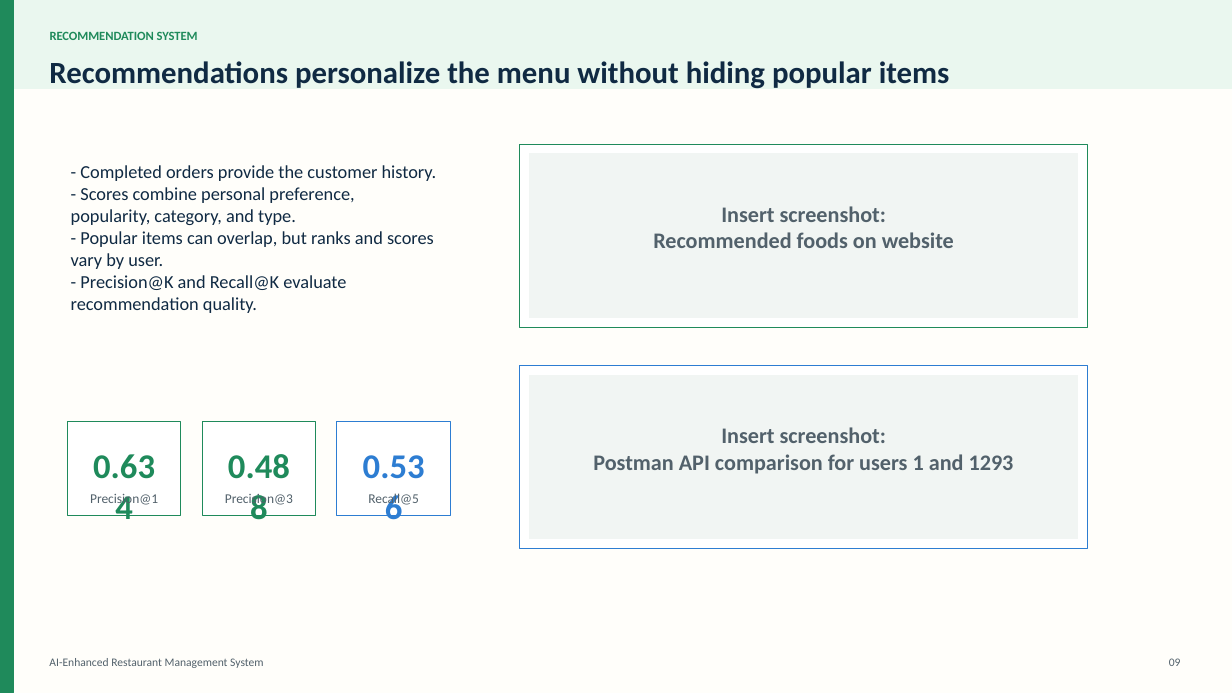
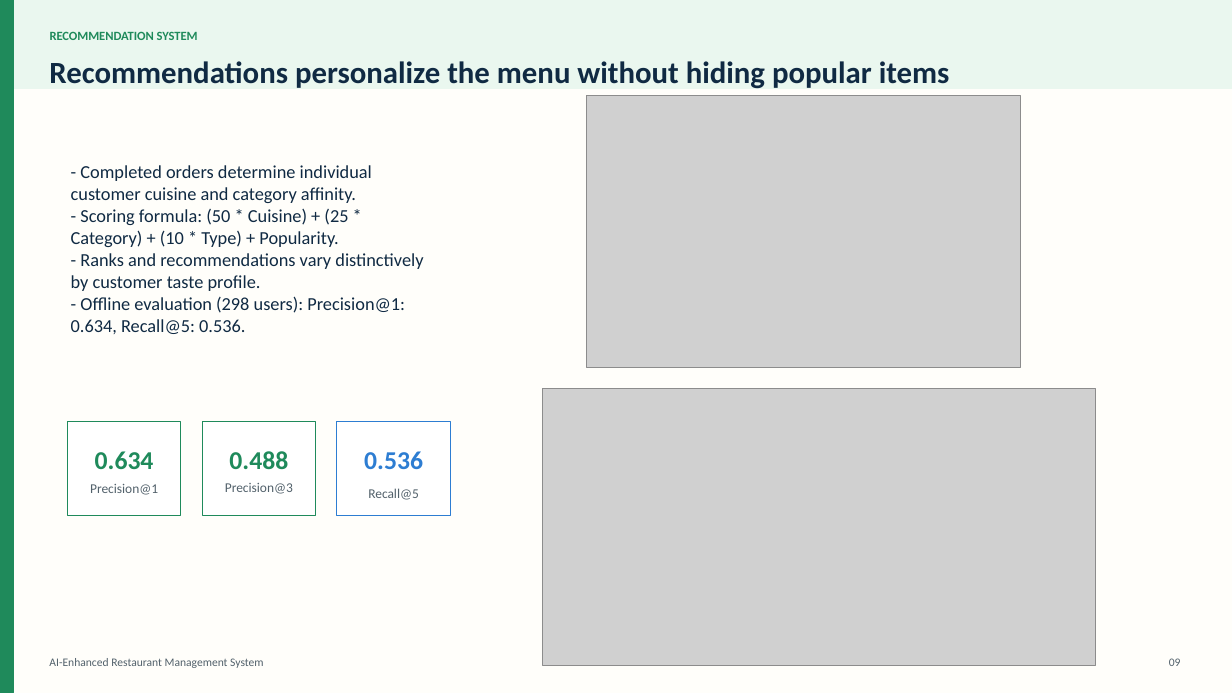
Before and after one commit to PaulElielk/restaurant-management-master, a slide deck: slide 9 of capstone_presentation_ai_restaurant_system_visual.pptx. Drawn at 1232x693 pixels with LibreOffice and Linux fonts; fonts in the diff are those of the drawing; grey boxes stand for pictures. Boxes give left, top, right and bottom in pixels: in the first picture for what was removed or moved away, otherwise in the second. Text is boxed around its words. In the diff, an @@ line names an element or a change of style, - is before the commit and + after.

```diff
--- a/capstone_presentation_ai_restaurant_system_visual.pptx
+++ b/capstone_presentation_ai_restaurant_system_visual.pptx
@@ picture added at (x1=587, y1=96, x2=1020, y2=367) @@
@@ rectangle removed at (x1=519, y1=144, x2=1088, y2=327) @@
@@ text at (x1=71, y1=165, x2=423, y2=334): text changed @@
-- Completed orders provide the customer history.
-- Scores combine personal preference, popularity, category, and type.
-- Popular items can overlap, but ranks and scores vary by user.
-- Precision@K and Recall@K evaluate recommendation quality.
+- Completed orders determine individual customer cuisine and category affinity.
+- Scoring formula: (50 * Cuisine) + (25 * Category) + (10 * Type) + Popularity.
+- Ranks and recommendations vary distinctively by customer taste profile.
+- Offline evaluation (298 users): Precision@1: 0.634, Recall@5: 0.536.
@@ rectangle removed at (x1=530, y1=154, x2=1079, y2=318) @@
@@ text removed at (x1=653, y1=206, x2=954, y2=248) @@
-Insert screenshot:
-Recommended foods on website
@@ rectangle removed at (x1=519, y1=366, x2=1088, y2=549) @@
@@ rectangle removed at (x1=530, y1=375, x2=1079, y2=539) @@
@@ picture added at (x1=543, y1=389, x2=1096, y2=665) @@
@@ size 27 to 20 pt in 3 elements at (x1=95, y1=451, x2=154, y2=469), (x1=229, y1=451, x2=288, y2=469), (x1=364, y1=451, x2=423, y2=469) @@
@@ text removed at (x1=593, y1=427, x2=1014, y2=474) @@
-Insert screenshot:
-Postman API comparison for users 1 and 1293
@@ text "Precision@1" moved from (x1=90, y1=494, x2=158, y2=506) to (x1=90, y1=484, x2=158, y2=495) @@
@@ text "Precision@3" moved from (x1=225, y1=494, x2=293, y2=506) to (x1=225, y1=483, x2=293, y2=494) @@
@@ text "Recall@5" moved from (x1=368, y1=493, x2=419, y2=506) to (x1=368, y1=488, x2=419, y2=500) @@
```
Also in this commit, not shown: 9 other slides changed, 3 slides added, 2 slides removed, 17 other files.
